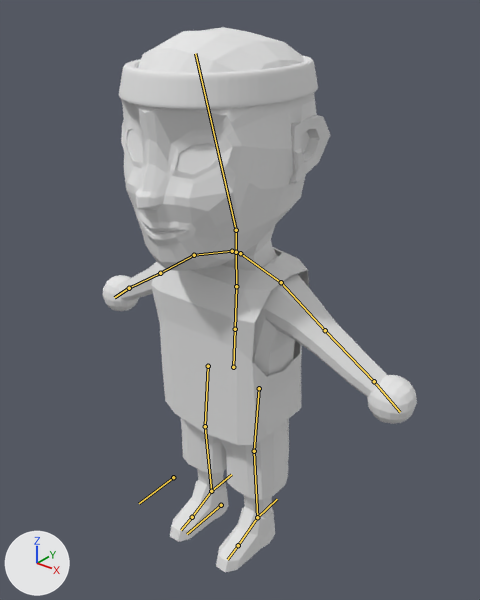
What one commit did to the Blender file William/character texturing/teachers/P.H animations - kopia.blend.
Camera for both pictures: a camera (50 mm lens) standing at (5.93, -6.94, 9.02) and looking at (0.09, 0.36, 4.5). The axes (+X, +Y, +Z) are drawn at lower left. The lights are the same throughout. Both versions are drawn at frame 0 of the action 'Run'; the numbers are the values there. The bones that bend it are drawn over the model as lines.
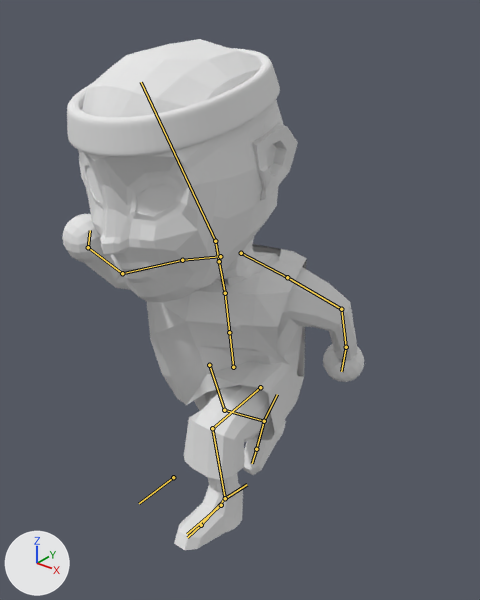
Scene script edits in JSON lines:
```json
{"block": "bone_lowerspine", "where": "bone_lowerspine = bpy.data.objects['Spine.000'].pose.bones['Lowerspine']"}
{"op": "set", "path": "bone_lowerspine.rotation_quaternion", "old": "(1.0, 0.0, 0.0, 0.0)", "new": "(1.0, 0.1, 0.0, 0.0)", "note": "degrees (0, 0, 0) -> degrees (11, 0, 0)"}
{"block": "bone_shoulder_l", "where": "bone_shoulder_l = bpy.data.objects['Spine.000'].pose.bones['Shoulder.L']"}
{"op": "set", "path": "bone_shoulder_l.location", "old": "(0.0, 0.0, 0.0)", "new": "(0.0, 0.0, -0.01)"}
{"op": "set", "path": "bone_shoulder_l.rotation_quaternion", "old": "(1.0, 0.0, 0.0, 0.0)", "new": "(1.0, -0.1, 0.0, 0.0)", "note": "degrees (0, 0, 0) -> degrees (-11, 0, 0)"}
{"block": "bone_upperarm_l", "where": "bone_upperarm_l = bpy.data.objects['Spine.000'].pose.bones['Upperarm.L']  # child of 'Shoulder.L'"}
{"op": "set", "path": "bone_upperarm_l.rotation_quaternion", "old": "(1.0, 0.0, 0.0, 0.0)", "new": "(1.0, 0.15, 0.0, 0.0)", "note": "degrees (0, 0, 0) -> degrees (17, 0, 0)"}
{"block": "bone_lowerarm_l", "where": "bone_lowerarm_l = bpy.data.objects['Spine.000'].pose.bones['lowerarm.L']  # child of 'Upperarm.L'"}
{"op": "set", "path": "bone_lowerarm_l.rotation_quaternion", "old": "(1.0, 0.0, 0.0, 0.0)", "new": "(1.0, 0.2, -0.1, 0.5)", "note": "degrees (0, 0, 0) -> degrees (14, -18, 51)"}
{"block": "bone_hand_l", "where": "bone_hand_l = bpy.data.objects['Spine.000'].pose.bones['hand.L']  # child of 'lowerarm.L'"}
{"op": "set", "path": "bone_hand_l.rotation_quaternion", "old": "(1.0, 0.0, 0.0, 0.0)", "new": "(1.0, -0.1, 0.0, 0.1)", "note": "degrees (0, 0, 0) -> degrees (-11, 1, 11)"}
{"block": "bone_shoulder_r", "where": "bone_shoulder_r = bpy.data.objects['Spine.000'].pose.bones['Shoulder.R']"}
{"op": "set", "path": "bone_shoulder_r.location", "old": "(0.0, 0.0, 0.0)", "new": "(0.02, 0.0, 0.28)"}
{"block": "bone_upperarm_r", "where": "bone_upperarm_r = bpy.data.objects['Spine.000'].pose.bones['Upperarm.R']  # child of 'Shoulder.R'"}
{"op": "set", "path": "bone_upperarm_r.rotation_quaternion", "old": "(1.0, 0.0, 0.0, 0.0)", "new": "(1.0, -0.5, 0.3, 0.0)", "note": "degrees (0, 0, 0) -> degrees (-57, 27, -15)"}
{"block": "bone_lowerarm_r", "where": "bone_lowerarm_r = bpy.data.objects['Spine.000'].pose.bones['lowerarm.R']  # child of 'Upperarm.R'"}
{"op": "set", "path": "bone_lowerarm_r.rotation_quaternion", "old": "(1.0, 0.0, 0.0, 0.0)", "new": "(1.0, -0.7, 0.0, 0.0)", "note": "degrees (0, 0, 0) -> degrees (-70, 0, 0)"}
{"block": "bone_hand_r", "where": "bone_hand_r = bpy.data.objects['Spine.000'].pose.bones['hand.R']  # child of 'lowerarm.R'"}
{"op": "set", "path": "bone_hand_r.rotation_quaternion", "old": "(1.0, 0.0, 0.0, 0.0)", "new": "(1.0, -0.3, 0.2, -0.1)", "note": "degrees (0, 0, 0) -> degrees (-36, 17, -17)"}
{"block": "bone_lowerleg_l_001", "where": "bone_lowerleg_l_001 = bpy.data.objects['Spine.000'].pose.bones['Lowerleg.L.001']"}
{"op": "set", "path": "bone_lowerleg_l_001.location", "old": "(0.0, 0.0, 0.0)", "new": "(0.0, -0.9, 1.08)"}
{"op": "set", "path": "bone_lowerleg_l_001.rotation_quaternion", "old": "(1.0, 0.0, 0.0, 0.0)", "new": "(1.0, -0.1, 0.0, 0.0)", "note": "degrees (0, 0, 0) -> degrees (-11, 0, 0)"}
{"block": "bone_lowerleg_r_001", "where": "bone_lowerleg_r_001 = bpy.data.objects['Spine.000'].pose.bones['Lowerleg.R.001']"}
{"op": "set", "path": "bone_lowerleg_r_001.location", "old": "(0.0, 0.0, 0.0)", "new": "(0.0, 1.64, 0.66)"}
{"op": "set", "path": "bone_lowerleg_r_001.rotation_quaternion", "old": "(1.0, 0.0, 0.0, 0.0)", "new": "(1.0, 0.4, 0.0, 0.0)", "note": "degrees (0, 0, 0) -> degrees (44, 0, 0)"}
```

What differs and where, as boxes (x1, y1, x2, y2) in the pictures (480 x 600 px):
```json
{"object": "Cube.017", "change": "posed", "before": [102, 27, 417, 573], "after": [62, 39, 364, 550], "on screen": "6% shorter"}
{"object": "Cube.018", "change": "posed", "before": [151, 247, 310, 445], "after": [147, 244, 307, 440]}
{"bone": "Lowerspine", "before": "(233, 367) to (235, 329)", "after": "(233, 367) to (229, 332)"}
{"bone": "Shoulder.L", "before": "(240, 253) to (281, 282)", "after": "(241, 253) to (287, 277)"}
{"bone": "Upperarm.L", "before": "(281, 282) to (325, 330)", "after": "(287, 277) to (341, 309)"}
{"bone": "lowerarm.L", "before": "(325, 330) to (374, 381)", "after": "(341, 309) to (346, 347)"}
{"bone": "hand.L", "before": "(374, 381) to (400, 412)", "after": "(346, 347) to (341, 371)"}
{"bone": "Shoulder.R", "before": "(232, 251) to (194, 255)", "after": "(220, 256) to (182, 260)"}
{"bone": "Upperarm.R", "before": "(194, 255) to (160, 273)", "after": "(182, 260) to (122, 273)"}
{"bone": "lowerarm.R", "before": "(160, 273) to (129, 288)", "after": "(122, 273) to (88, 247)"}
{"bone": "hand.R", "before": "(129, 288) to (114, 297)", "after": "(88, 247) to (90, 230)"}
{"bone": "Lowerleg.L.001", "before": "(257, 517) to (277, 499)", "after": "(225, 498) to (247, 484)"}
{"bone": "Lowerleg.R.001", "before": "(211, 491) to (231, 474)", "after": "(264, 421) to (277, 394)"}
```
